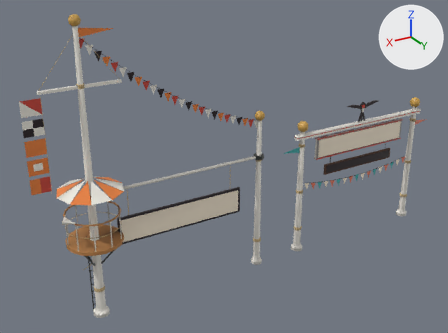
Two versions of the glTF model client/assets/plaza3/pav_swallow_gate.glb, one commit apart.
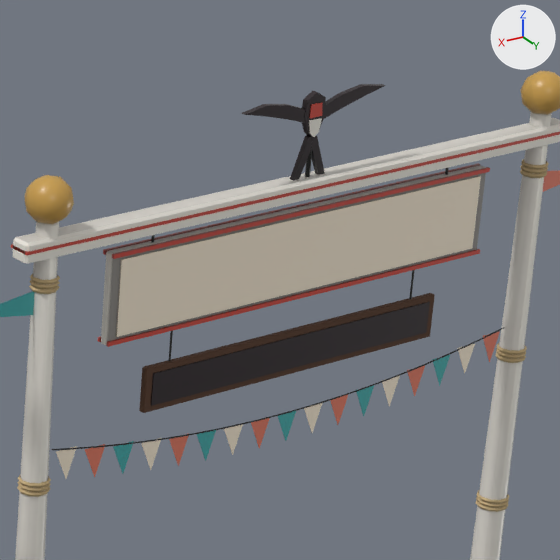
There are two pictures of each version: one whole from a camera (50 mm lens) standing at (17.1, 17.65, 13.3) and looking at (6.23, -0.45, 4.25), one close up on the part from 65% to 93% of the width and 24% to 63% of the height. The lights are fixed; the arrows at upper right show +X, +Y and +Z. The last two pictures show the newer version. Vertices at exactly the same position are counted once.

Objects in the first close-up: 'live_swallow_gate_pennant_109', 'static_swallow_gate' and 1 more.
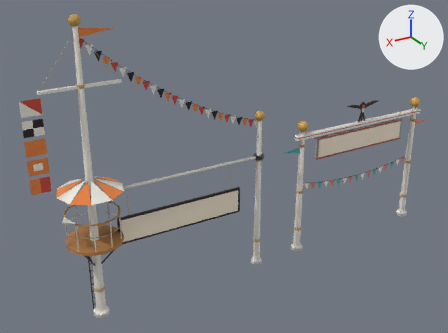
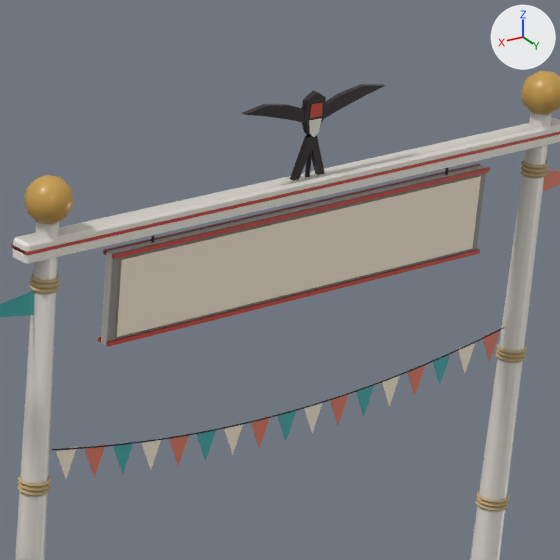
Where the change shows, as pixel boxes [x1, y1, x2, y2] in the close-ups (560 x 560 px):
part 1 of me_static_swallow_gate, deleted: before [139, 293, 435, 413]
part 2 of me_static_swallow_gate, deleted: before [151, 302, 430, 406]
part 3 of me_static_swallow_gate, deleted (mostly hidden): before [168, 331, 173, 361]
part 4 of me_static_swallow_gate, deleted (mostly hidden): before [409, 270, 415, 299]

Edits to the bpy script that builds the scene:
```text
Change me_static_swallow_gate:
    used by ob_static_swallow_gate; location = (0.0, 0.0, 0.0)
    remove me_static_swallow_gate.from_pydata(...)  # 3070 vertices, 4536 faces; spans x -3.3..12.8, y -1.0..1.0, z 0.0..10.3
    add me_static_swallow_gate.from_pydata(...)  # 3026 vertices, 4472 faces; spans x -3.3..12.8, y -1.0..1.0, z 0.0..10.3
    me_static_swallow_gate part 1: the loose piece of 20 vertices spanning x -1.8..1.8, y 0.0, z 3.1..3.5 is deleted
    me_static_swallow_gate part 2: the loose piece of 8 vertices spanning x -1.7..1.7, y 0.0, z 3.1..3.5 is deleted
    me_static_swallow_gate part 3: the loose piece of 8 vertices spanning x 1.5, y 0.0, z 3.5..3.9 is deleted
    me_static_swallow_gate part 4: the loose piece of 8 vertices spanning x -1.5, y 0.0, z 3.5..3.9 is deleted
```
